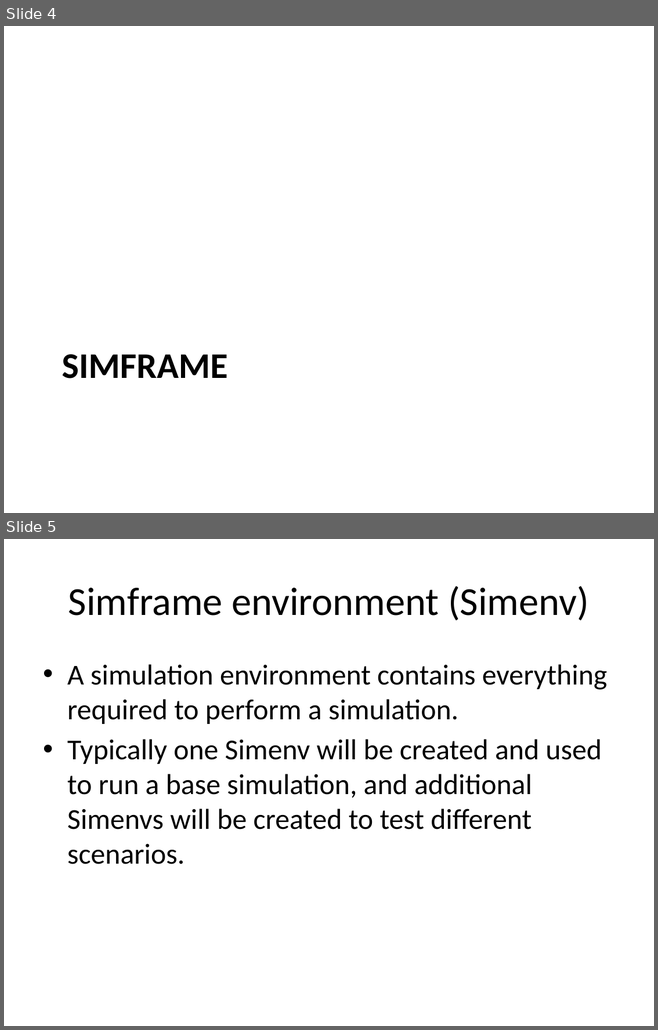
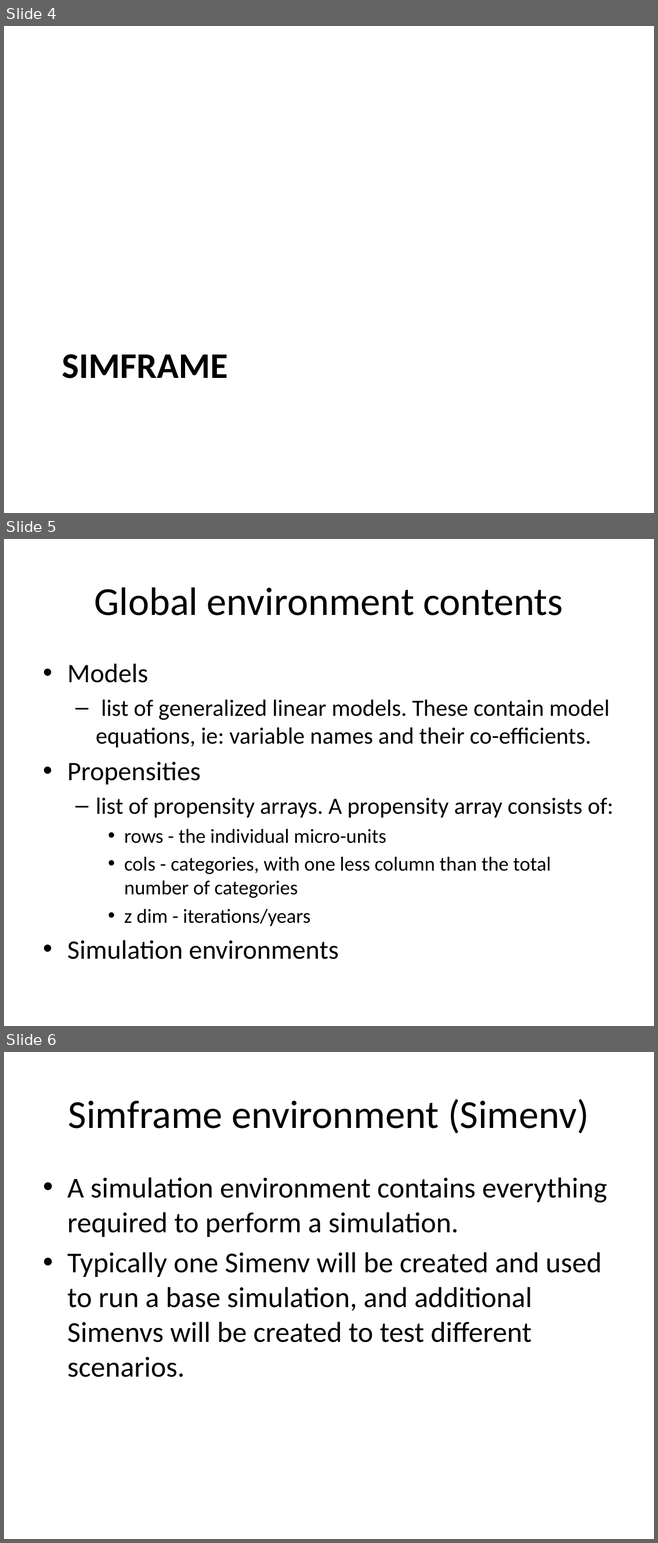
Before and after one commit to compassresearchcentre/simario, a slide deck: docs/Simar overview.pptx. Shown one above the other, each under a label of ours: slides 4 and 5 before the commit, slides 4, 5 and 6 after it. The pictures are 658x1030 and 658x1543 pixels, drawn with LibreOffice and Linux fonts; fonts in the diff are those of the drawing. Boxes give left, top, right and bottom in pixels: in the first picture for what was removed or moved away, otherwise in the second. Text is boxed around its words. In the diff, an @@ line names an element or a change of style, - is before the commit and + after.

Commit message:
added propensity loading rebuilt Rd files fixed CMD R CHECK errors

```diff
--- a/docs/Simar overview.pptx
+++ b/docs/Simar overview.pptx
@@ slide 5 added at [4, 539, 654, 1026], background #FFFFFF @@
@@ title added at [94, 587, 563, 616], 44 pt, text #000000 @@
+Global environment contents
@@ text added at [67, 664, 613, 959], 25.9 pt, text #000000 @@
+• Models
+  – list of generalized linear models. These contain model equations, ie: variable names and their co-efficients.
+• Propensities
+  – list of propensity arrays. A propensity array consists of:
+    • rows - the individual micro-units
+    • cols - categories, with one less column than the total number of categories
+    • z dim - iterations/years
+• Simulation environments
@@ what was slide 5 is now slide 6 @@
```
Also in this commit, not shown: 35 other files.
